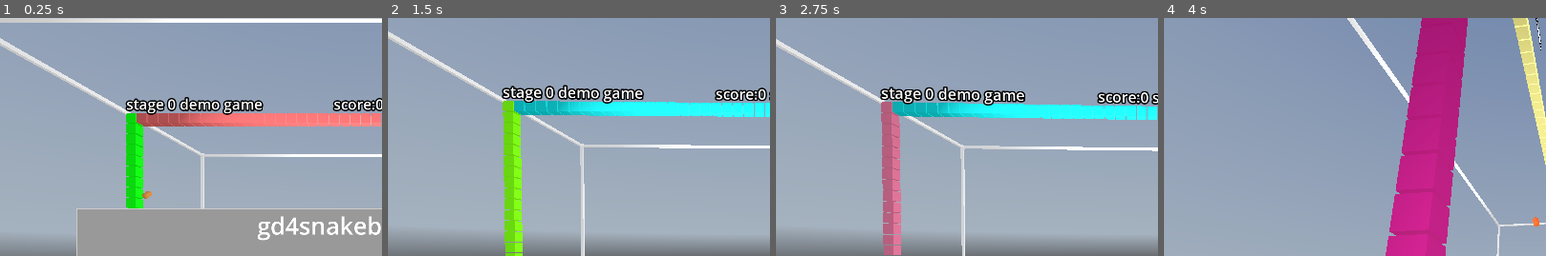
Above: before the commit, frames 1-4 (left to right).
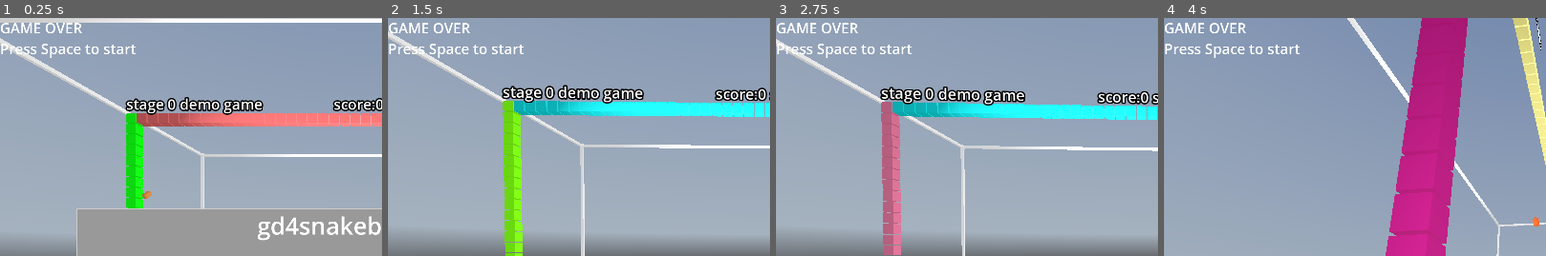
Above: after the commit, the same moments.

Repository: kasworld/gd4snakebyte3d
Game: Godot game, scene res://main.tscn
The game is run twice, just before and just after one commit, with the same random seed, the same clock (stepped at 60 frames per second) and the same inputs. A sky picture missing from this copy of the repository is replaced by a grey-blue gradient.
Inputs (mouse positions are % of the whole screen's width and height, from its top left):
- Up to frame 1 (0.25 s): no input
- Up to frame 2 (1.5 s): tap Space at 0.5, 0.6, 0.77, 1.07, 1.25 s; move the mouse to (72, 45) at 0.52 s; hold Right 0.53-1.28 s; click (72, 45) at 0.67 s; move the mouse to (30, 55) at 1.27 s; hold Down from 1.28 s (still down); tap Q at 1.35 s
- Up to frame 3 (2.75 s): tap Space at 1.52, 1.55, 1.82, 2, 2.3 s; move the mouse to (60, 28) at 2.02 s; release Down at 2.03 s; hold Right from 2.03 s (still down); tap E at 2.1 s
- Up to frame 4 (4 s): tap Space at 2.75, 3.02, 3.05, 3.32, 3.5, 3.6, 3.77 s; move the mouse to (45, 70) at 2.77 s; release Right at 2.78 s; hold Up 2.78-3.53 s; tap Enter at 2.85 s; click (45, 70) at 2.92 s; move the mouse to (80, 65) at 3.52 s; hold Left from 3.53 s (still down)
The pictures show only the part of the screen within x 0-50%, y 0-50%; the shares and areas given below are measured in that part.

The runs differ from the first frame. In frame 1, 0.9% of the frame differs, in the area x 0-36%, y 2-17%; in frame 2, 1.0%; in frame 3, 0.9%; in frame 4, 1.0%.

Commit message:
code arrange

Diff:
--- a/main.gd
+++ b/main.gd
@@ -54,6 +54,12 @@
 	gc.show_wall_box(false)
 	#gc.lights.set_light_energy(10, BitFlag.MakeFilledFlags( $GlassCabinet.lights.get_size() ))
 	new_snakebytegame()
+func update_label() -> void:
+	if game_info.demo_mode:
+		$"왼쪽패널/Label".text = "GAME OVER\nPress Space to start"
+	else:
+		$"왼쪽패널/Label".text = ""
+
 func new_snakebytegame() -> void:
 	game_info = {
 		"score" : 0,
@@ -61,19 +67,8 @@
 		"stage_number" : 0,
 		"demo_mode" : true,
 	}
+	update_label()
 	start_stage()
-func set_demo_mode(b :bool) -> void:
-	game_info.demo_mode = b
-	if game_info.demo_mode:
-		$"왼쪽패널/Label".text = "GAME OVER\nPress Space to start"
-	else:
-		$"왼쪽패널/Label".text = ""
-func end_demo_start_game() -> void:
-	set_demo_mode(false)
-	new_snakebytegame()
-func game_over() -> void:
-	set_demo_mode(true)
-	new_snakebytegame()
 func start_stage() -> void:
 	if stage != null :
 		stage.queue_free()
@@ -88,7 +83,11 @@
 	if game_info.snake > 0:
 		stage.new_snake()
 	else:
-		game_over()
+		game_info.demo_mode = true
+		new_snakebytegame()
+func end_demo_start_game() -> void:
+	game_info.demo_mode = false
+	new_snakebytegame()
 
 func _process(_delta: float) -> void:
 	var now := Time.get_unix_time_from_system()
